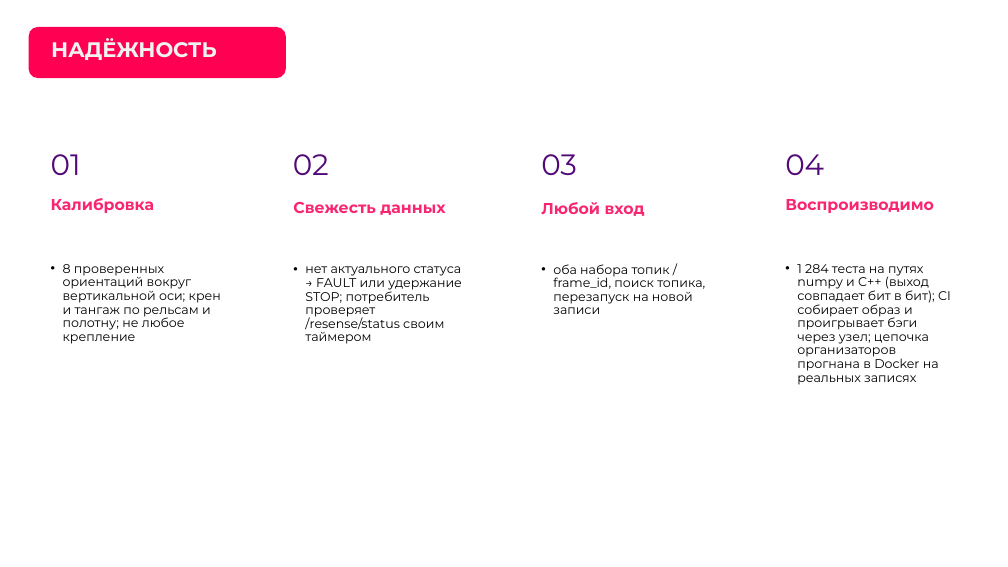
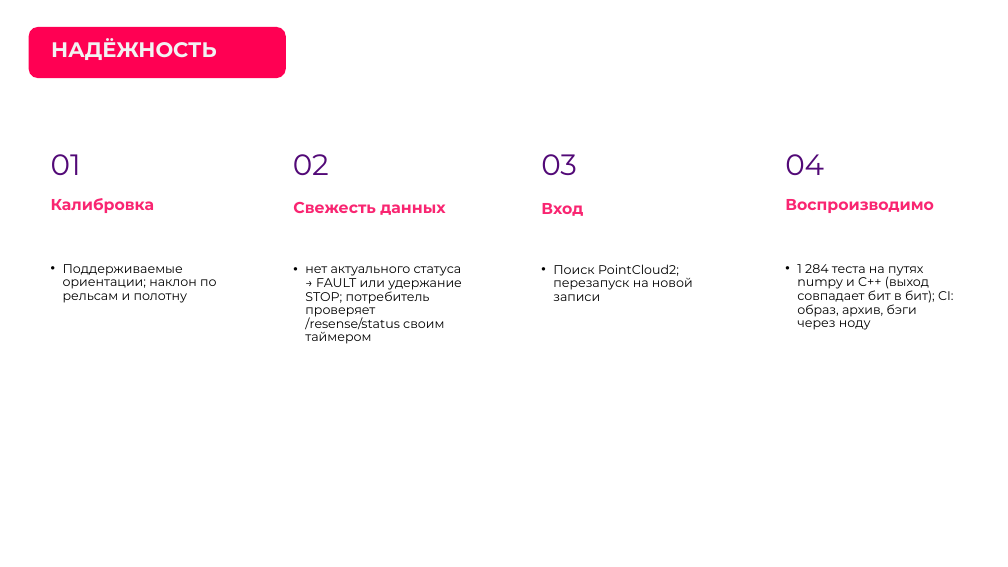
Before and after one commit to pmixay/ReSense, a slide deck: slide 14 of docs/presentation/ReSense_LCT2026.pptx. Drawn at 1008x567 pixels with LibreOffice and Linux fonts; fonts in the diff are those of the drawing; background and template pictures are left out. Boxes give left, top, right and bottom in pixels: in the first picture for what was removed or moved away, otherwise in the second. Text is boxed around its words. In the diff, an @@ line names an element or a change of style, - is before the commit and + after.

```diff
--- a/docs/presentation/ReSense_LCT2026.pptx
+++ b/docs/presentation/ReSense_LCT2026.pptx
@@ text at box(541, 203, 583, 216): text changed @@
-Любой вход
+Вход
@@ text at box(63, 264, 217, 303): text changed @@
-• 8 проверенных ориентаций вокруг вертикальной оси; крен и тангаж по рельсам и полотну; не любое крепление
+• Поддерживаемые ориентации; наклон по рельсам и полотну
@@ text at box(553, 264, 693, 301): text changed @@
-• оба набора топик / frame_id, поиск топика, перезапуск на новой записи
+• Поиск PointCloud2; перезапуск на новой записи
@@ text at box(797, 264, 954, 330): text changed @@
-• 1 284 теста на путях numpy и C++ (выход совпадает бит в бит); CI собирает образ и проигрывает бэги через узел; цепочка организаторов прогнана в Docker на реальных записях
+• 1 284 теста на путях numpy и C++ (выход совпадает бит в бит); CI: образ, архив, бэги через ноду
```
Also in this commit, not shown: 13 other slides changed, 22 other files.
